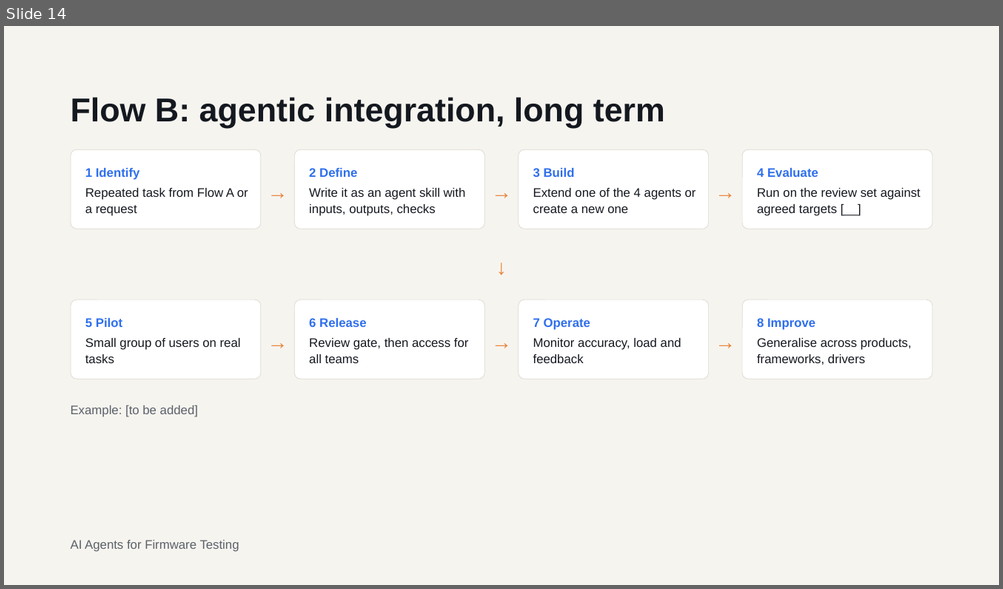
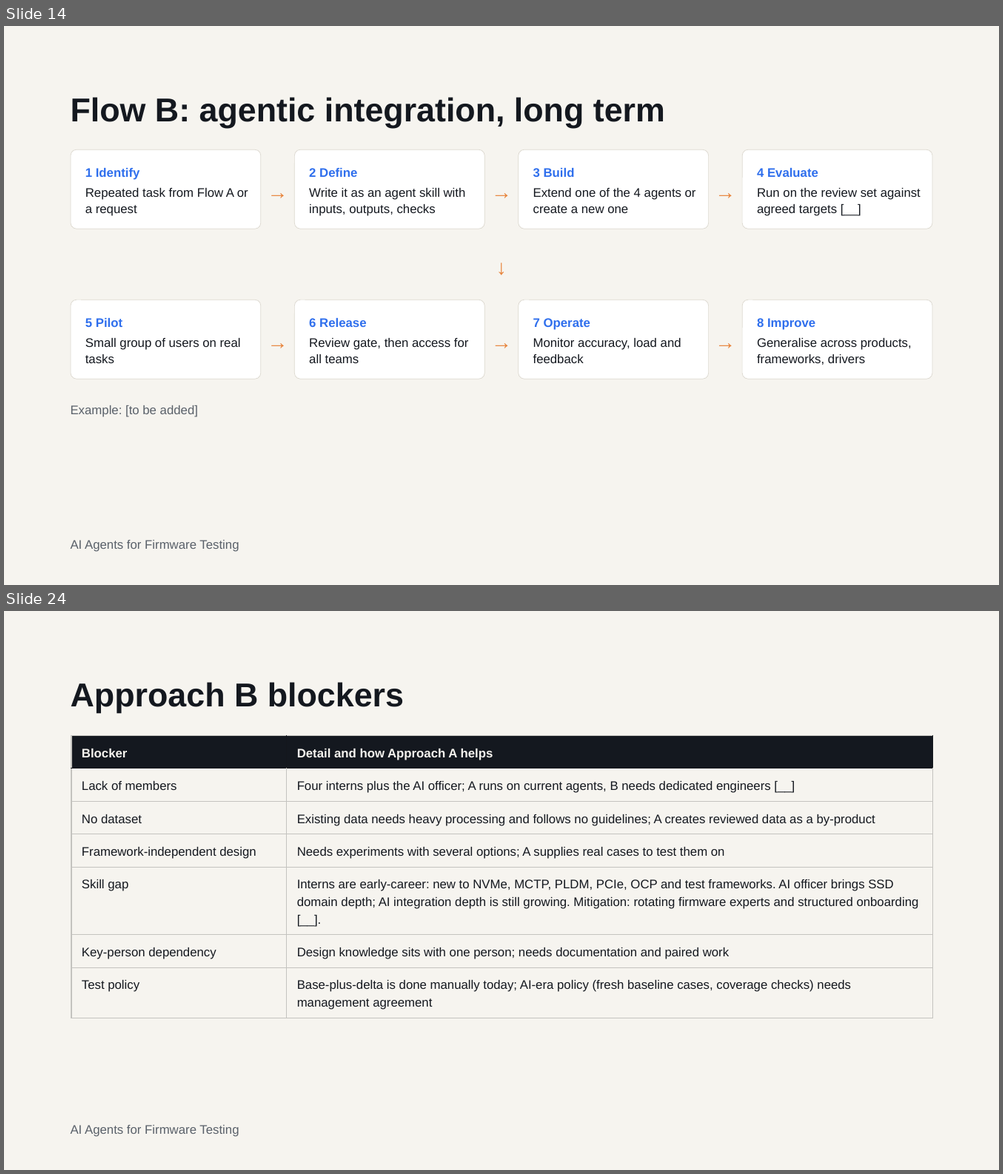
Before and after one commit to darkknight2301/AI-Platform, a slide deck: temp/AI Agents for Firmware Testing POC to Project Approval.pptx. Shown one above the other, each under a label of ours: slide 14 before the commit, slides 14 and 24 after it; the slides between them are not shown. The pictures are 1003x589 and 1003x1174 pixels, drawn with LibreOffice and Linux fonts; fonts in the diff are those of the drawing. Boxes give left, top, right and bottom in pixels: in the first picture for what was removed or moved away, otherwise in the second. Text is boxed around its words. In the diff, an @@ line names an element or a change of style, - is before the commit and + after.

```diff
--- a/temp/AI Agents for Firmware Testing POC to Project Approval.pptx
+++ b/temp/AI Agents for Firmware Testing POC to Project Approval.pptx
@@ slide 24 added at (4,611,999,1170), background #F6F4EF @@
@@ title added at (71,682,404,713), 32 pt, text #14181F, bold @@
+Approach B blockers
@@ table added at (71,735,933,1019), 7 rows, 2 columns @@
+Blocker | Detail and how Approach A helps
+Lack of members | Four interns plus the AI officer; A runs on current agents, B needs dedicated engineers [__]
+No dataset | Existing data needs heavy processing and follows no guidelines; A creates reviewed data as a by-product
+Framework-independent design | Needs experiments with several options; A supplies real cases to test them on
+Skill gap | Interns are early-career: new to NVMe, MCTP, PLDM, PCIe, OCP and test frameworks. AI officer brings SSD domain depth; AI integration depth is still growing. Mitigation: rotating firmware experts and structured onboarding [__].
+Key-person dependency | Design knowledge sits with one person; needs documentation and paired work
+Test policy | Base-plus-delta is done manually today; AI-era policy (fresh baseline cases, coverage checks) needs management agreement
@@ text added at (71,1125,239,1137), 12 pt, text #5A616A @@
+AI Agents for Firmware Testing
```
Also in this commit, not shown: 13 slides changed, 9 other slides added.
